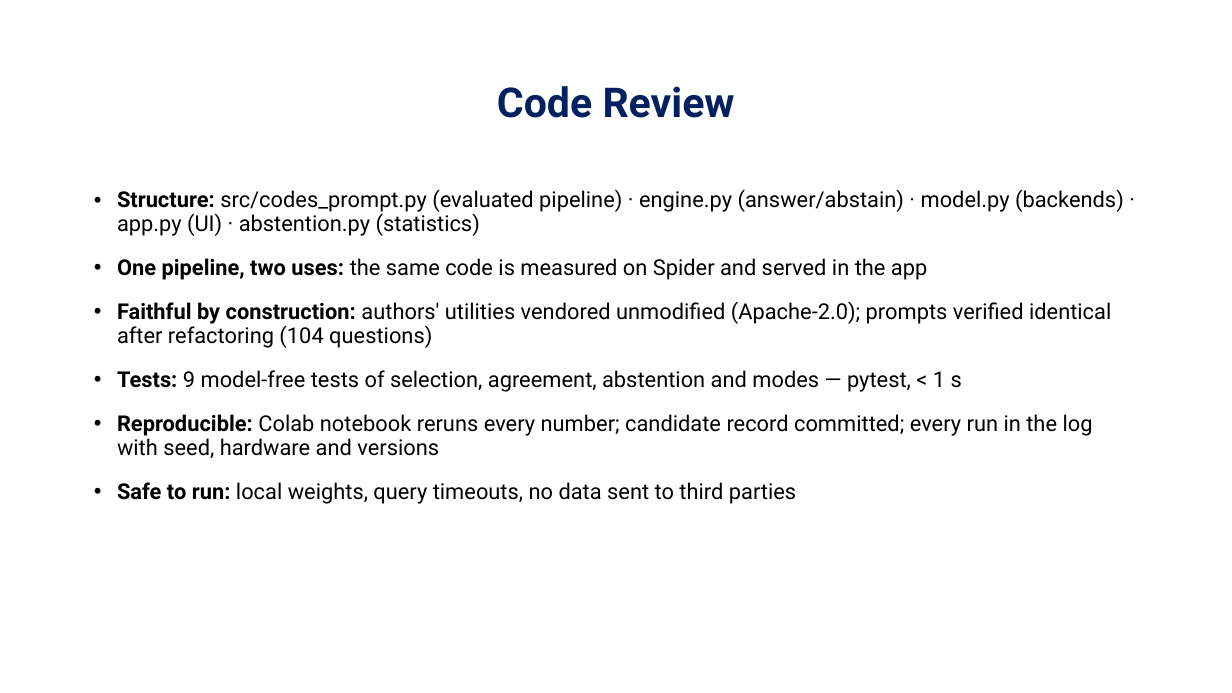
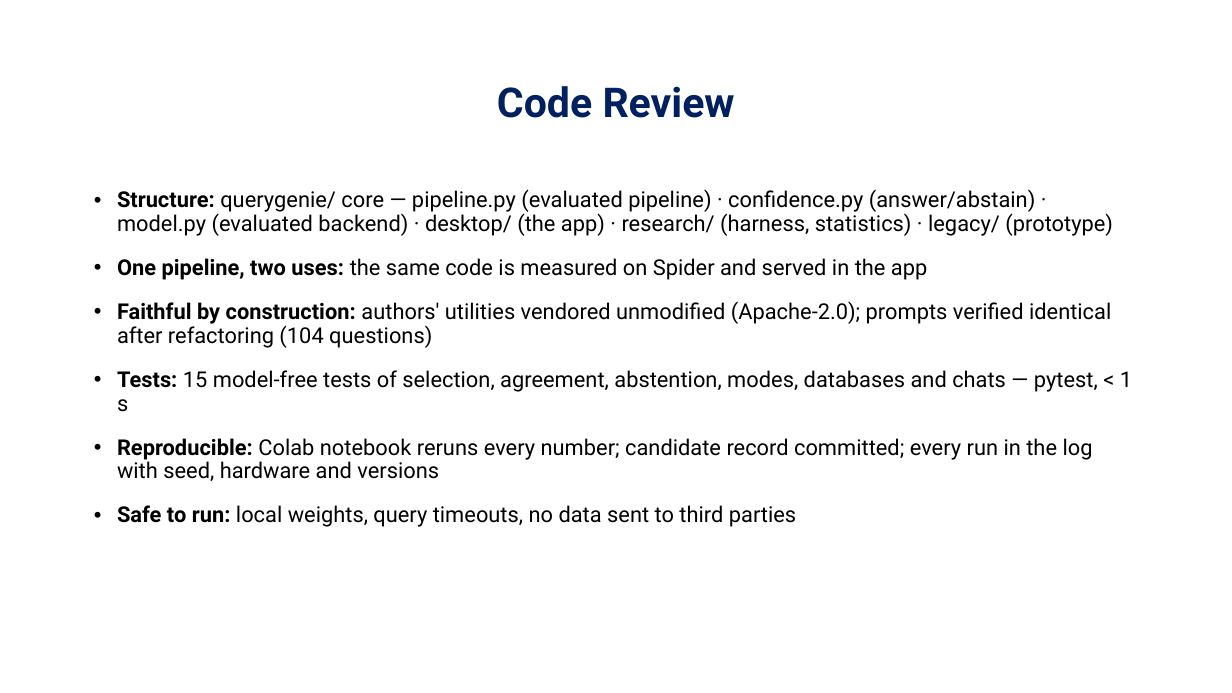
Before and after one commit to jayakanthh/QueryGenie, a slide deck: slide 15 of docs/reviews/Review3_QueryGenie.pptx. Drawn at 1232x693 pixels with LibreOffice and Linux fonts; fonts in the diff are those of the drawing; background and template pictures are left out. Boxes give left, top, right and bottom in pixels: in the first picture for what was removed or moved away, otherwise in the second. Text is boxed around its words. In the diff, an @@ line names an element or a change of style, - is before the commit and + after.

```diff
--- a/docs/reviews/Review3_QueryGenie.pptx
+++ b/docs/reviews/Review3_QueryGenie.pptx
@@ text at (x1=117, y1=189, x2=1113, y2=236): text changed @@
-• Structure: src/codes_prompt.py (evaluated pipeline) · engine.py (answer/abstain) · model.py (backends) · app.py (UI) · abstention.py (statistics)
+• Structure: querygenie/ core — pipeline.py (evaluated pipeline) · confidence.py (answer/abstain) · model.py (evaluated backend) · desktop/ (the app) · research/ (harness, statistics) · legacy/ (prototype)
@@ text at (x1=117, y1=370, x2=1132, y2=412): text changed @@
-• Tests: 9 model-free tests of selection, agreement, abstention and modes — pytest, < 1 s
+• Tests: 15 model-free tests of selection, agreement, abstention, modes, databases and chats — pytest, < 1 s
```
Also in this commit, not shown: 38 other files.
